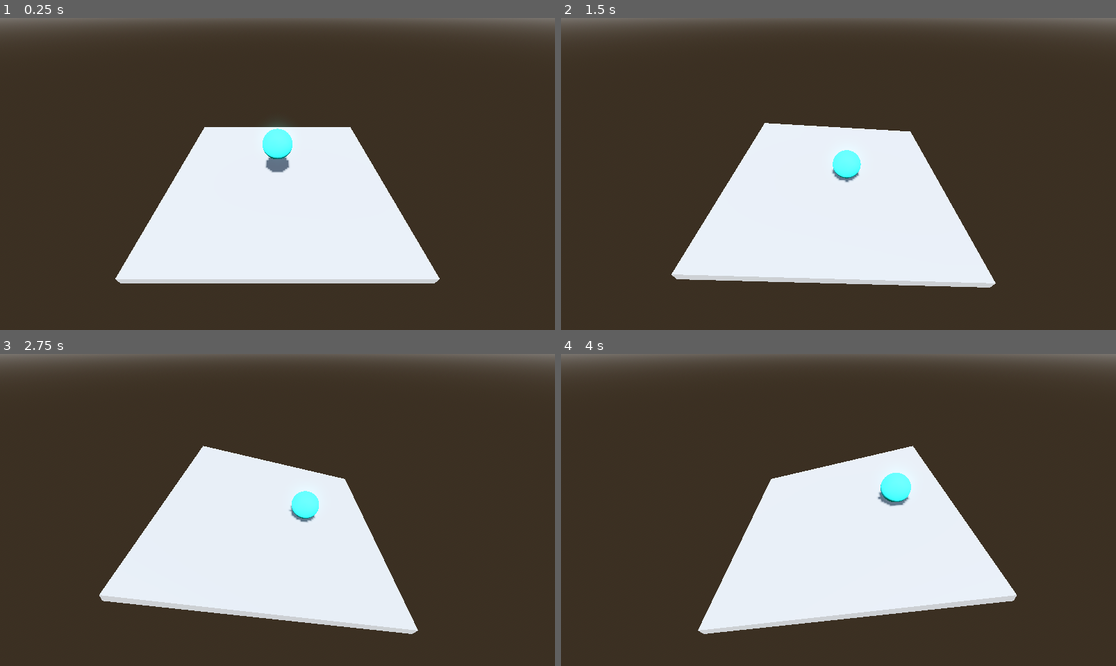
Above: before the commit, frames 1-4 (two rows, left to right).
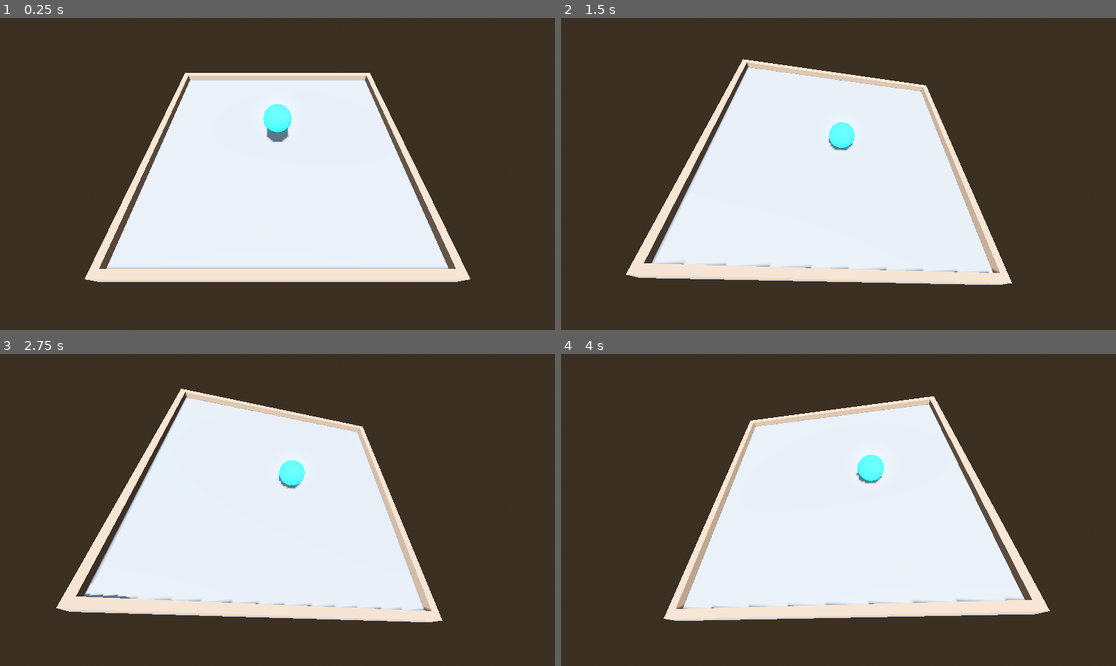
Above: after the commit, the same moments.

Repository: JoaoSant0s/DDJAM_Carnaval_2024
Game: Godot game, scene res://_Project/Scene/main.tscn
Same seed, same stepped clock (60 frames per second), same inputs: the game is played once before the commit and once after it.
Inputs (mouse positions are in pixels of both pictures, inside the frame that each line leads up to):
- Up to frame 1 (0.25 s): no input
- Up to frame 2 (1.5 s): tap Enter at 0.5 s; move the mouse to (960, 158) at 0.52 s; hold D (right) 0.53-1.25 s; tap P at 0.6 s; click (960, 158) at 0.67 s; drag from (727, 189) to (810, 236) at 1.27 s
- Up to frame 3 (2.75 s): move the mouse to (333, 441) at 2.02 s; hold D (right) from 2.03 s (still down); tap P at 2.1 s
- Up to frame 4 (4 s): release D (right) at 2.75 s; drag from (810, 572) to (672, 463) at 2.77 s; move the mouse to (1005, 556) at 3.52 s; hold A (left) from 3.53 s (still down); tap P at 3.6 s

The runs differ from the first frame. In frame 1, 20% of the frame differs, in the area x 0-100%, y 0-86%; in frame 2, 20%; in frame 3, 20%; in frame 4, 21%, in the area x 0-100%, y 0-90%.

Commit message:
(imp): review platform visual, camera position and angle and platform angle speed

Diff:
--- a/_Project/Scene/main.tscn
+++ b/_Project/Scene/main.tscn
@@ -17,12 +17,22 @@
 glow_enabled = true
 
 [sub_resource type="BoxMesh" id="BoxMesh_x563g"]
-size = Vector3(30, 1, 30)
+size = Vector3(40, 1, 40)
+
+[sub_resource type="StandardMaterial3D" id="StandardMaterial3D_2sb45"]
+albedo_color = Color(0.635294, 0.521569, 0.427451, 1)
+
+[sub_resource type="BoxMesh" id="BoxMesh_2uouw"]
+material = SubResource("StandardMaterial3D_2sb45")
+size = Vector3(40, 1, 1)
 
 [sub_resource type="PhysicsMaterial" id="PhysicsMaterial_l43b3"]
 
+[sub_resource type="BoxShape3D" id="BoxShape3D_a5aic"]
+size = Vector3(40, 5.1333, 1)
+
 [sub_resource type="BoxShape3D" id="BoxShape3D_tef56"]
-size = Vector3(30, 1, 30)
+size = Vector3(40, 1, 40)
 
 [sub_resource type="BoxShape3D" id="BoxShape3D_vj2sp"]
 size = Vector3(80, 1, 80)
@@ -42,7 +52,7 @@
 script = ExtResource("1_2qddy")
 
 [node name="Camera3D" type="Camera3D" parent="."]
-transform = Transform3D(1, 0, 0, 0, 0.766044, 0.642788, 0, -0.642788, 0.766044, 0, 20, 23.148)
+transform = Transform3D(1, 0, 0, 0, 0.573576, 0.819152, 0, -0.819152, 0.573576, 0, 25, 23.148)
 
 [node name="SpawnBall" type="Node3D" parent="."]
 transform = Transform3D(1, 0, 0, 0, 1, 0, 0, 0, 1, 0, 3, 0)
@@ -52,7 +62,55 @@
 mesh = SubResource("BoxMesh_x563g")
 script = ExtResource("1_ivdwr")
 maxAngle = 0.25
-angularSpeed = 0.8
+angularSpeed = 0.3
+
+[node name="Wall" type="MeshInstance3D" parent="Floor"]
+transform = Transform3D(1, 0, 0, 0, 1, 0, 0, 0, 1, 0, 1, 19.5)
+mesh = SubResource("BoxMesh_2uouw")
+skeleton = NodePath("../..")
+
+[node name="StaticBody3D" type="StaticBody3D" parent="Floor/Wall"]
+physics_material_override = SubResource("PhysicsMaterial_l43b3")
+
+[node name="CollisionShape3D" type="CollisionShape3D" parent="Floor/Wall/StaticBody3D"]
+transform = Transform3D(1, 0, 0, 0, 1, 0, 0, 0, 1, 0, 2, 0)
+shape = SubResource("BoxShape3D_a5aic")
+
+[node name="Wall2" type="MeshInstance3D" parent="Floor"]
+transform = Transform3D(1, 0, 0, 0, 1, 0, 0, 0, 1, 0, 1, -19.5)
+mesh = SubResource("BoxMesh_2uouw")
+skeleton = NodePath("../..")
+
+[node name="StaticBody3D" type="StaticBody3D" parent="Floor/Wall2"]
+physics_material_override = SubResource("PhysicsMaterial_l43b3")
+
+[node name="CollisionShape3D" type="CollisionShape3D" parent="Floor/Wall2/StaticBody3D"]
+transform = Transform3D(1, 0, 0, 0, 1, 0, 0, 0, 1, 0, 2, 0)
+shape = SubResource("BoxShape3D_a5aic")
+
+[node name="Wall3" type="MeshInstance3D" parent="Floor"]
+transform = Transform3D(-4.37114e-08, 0, 1, 0, 1, 0, -1, 0, -4.37114e-08, -19.5, 1, 0)
+mesh = SubResource("BoxMesh_2uouw")
+skeleton = NodePath("../..")
+
+[node name="StaticBody3D" type="StaticBody3D" parent="Floor/Wall3"]
+physics_material_override = SubResource("PhysicsMaterial_l43b3")
+
+[node name="CollisionShape3D" type="CollisionShape3D" parent="Floor/Wall3/StaticBody3D"]
+transform = Transform3D(1, 0, 0, 0, 1, 0, 0, 0, 1, 0, 2, 0)
+shape = SubResource("BoxShape3D_a5aic")
+
+[node name="Wall4" type="MeshInstance3D" parent="Floor"]
+transform = Transform3D(-4.37114e-08, 0, 1, 0, 1, 0, -1, 0, -4.37114e-08, 19.5, 1, 0)
+mesh = SubResource("BoxMesh_2uouw")
+skeleton = NodePath("../..")
+
+[node name="StaticBody3D" type="StaticBody3D" parent="Floor/Wall4"]
+physics_material_override = SubResource("PhysicsMaterial_l43b3")
+
+[node name="CollisionShape3D" type="CollisionShape3D" parent="Floor/Wall4/StaticBody3D"]
+transform = Transform3D(1, 0, 0, 0, 1, 0, 0, 0, 1, 0, 2, 0)
+shape = SubResource("BoxShape3D_a5aic")
 
 [node name="StaticBody3D" type="StaticBody3D" parent="Floor"]
 physics_material_override = SubResource("PhysicsMaterial_l43b3")
Not shown: 1 places in _Project/Scene/main.tscn that only renumber resources
